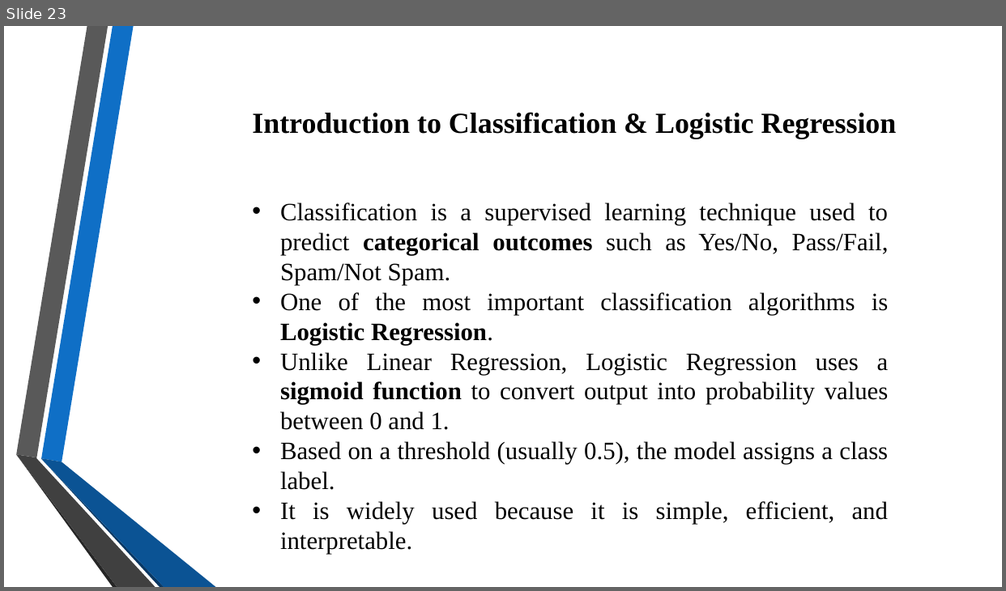
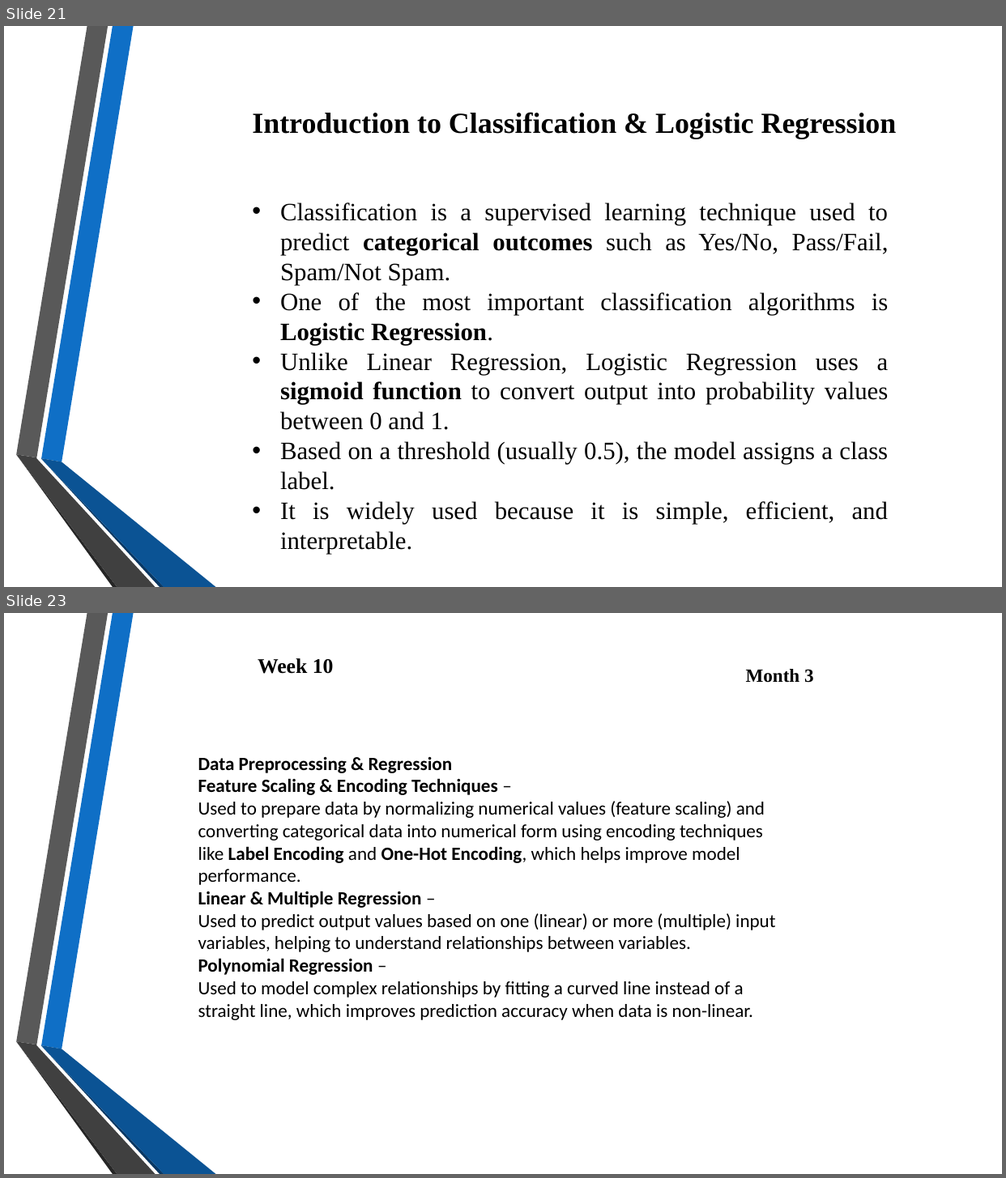
Before and after one commit to VaishnaviJadhav350/intern, a slide deck: Presentation 1 to 8.pptx. Shown one above the other, each under a label of ours: slide 23 before the commit, slides 21 and 23 after it; the slides between them are not shown. The pictures are 1006x591 and 1006x1178 pixels, drawn with LibreOffice and Linux fonts; fonts in the diff are those of the drawing; background and template pictures are left out. Boxes give left, top, right and bottom in pixels: in the first picture for what was removed or moved away, otherwise in the second. Text is boxed around its words. In the diff, an @@ line names an element or a change of style, - is before the commit and + after.

```diff
--- a/Presentation 1 to 8.pptx
+++ b/Presentation 1 to 8.pptx
@@ slide 23 added at [4, 613, 1002, 1174], background picture (left out); not listed: 6 template elements that a slide beside it also shows @@
@@ text added at [258, 658, 334, 674], 20 pt, text #000000, bold @@
+Week 10
@@ text added at [746, 669, 814, 683], 18 pt, text #000000, bold @@
+Month 3
@@ text added at [198, 757, 775, 1020], 18 pt, text #000000 @@
+Data Preprocessing & Regression
+Feature Scaling & Encoding Techniques –
+Used to prepare data by normalizing numerical values (feature scaling) and converting categorical data into numerical form using encoding techniques like Label Encoding and One-Hot Encoding, which helps improve model performance.
+Linear & Multiple Regression –
+Used to predict output values based on one (linear) or more (multiple) input variables, helping to understand relationships between variables.
+Polynomial Regression –
+Used to model complex relationships by fitting a curved line instead of a straight line, which improves prediction accuracy when data is non-linear.
@@ what was slide 23 is now slide 21 @@
```
Also in this commit, not shown: 2 slides changed, 12 other slides added, 6 slides removed, 6 other files.
